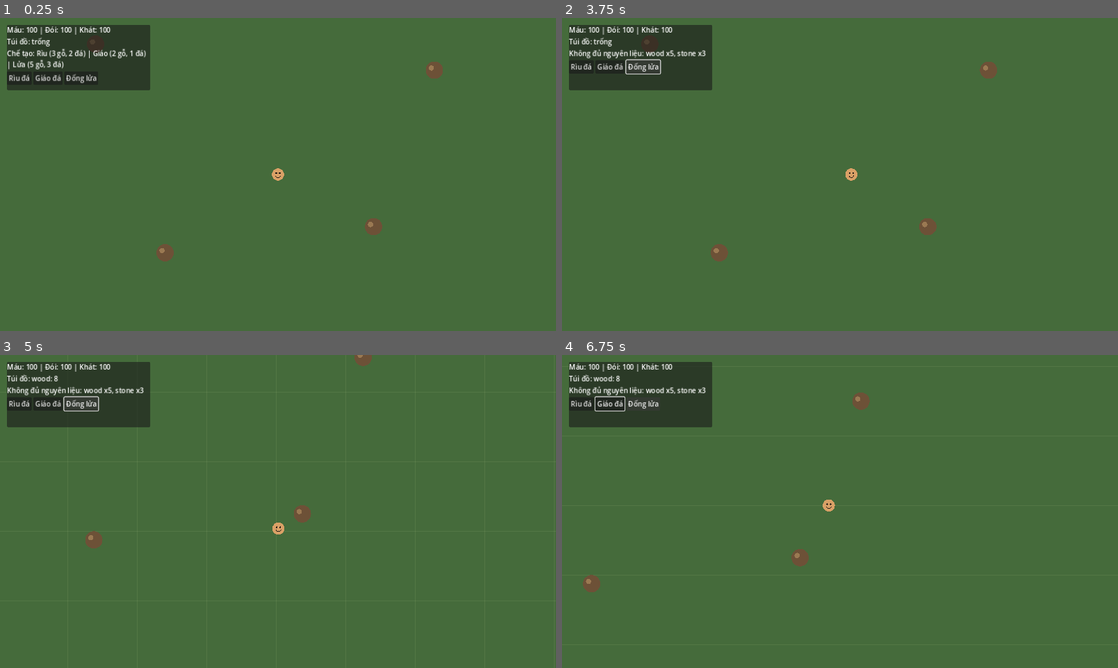
Above: before the commit, frames 1-4 (two rows, left to right).
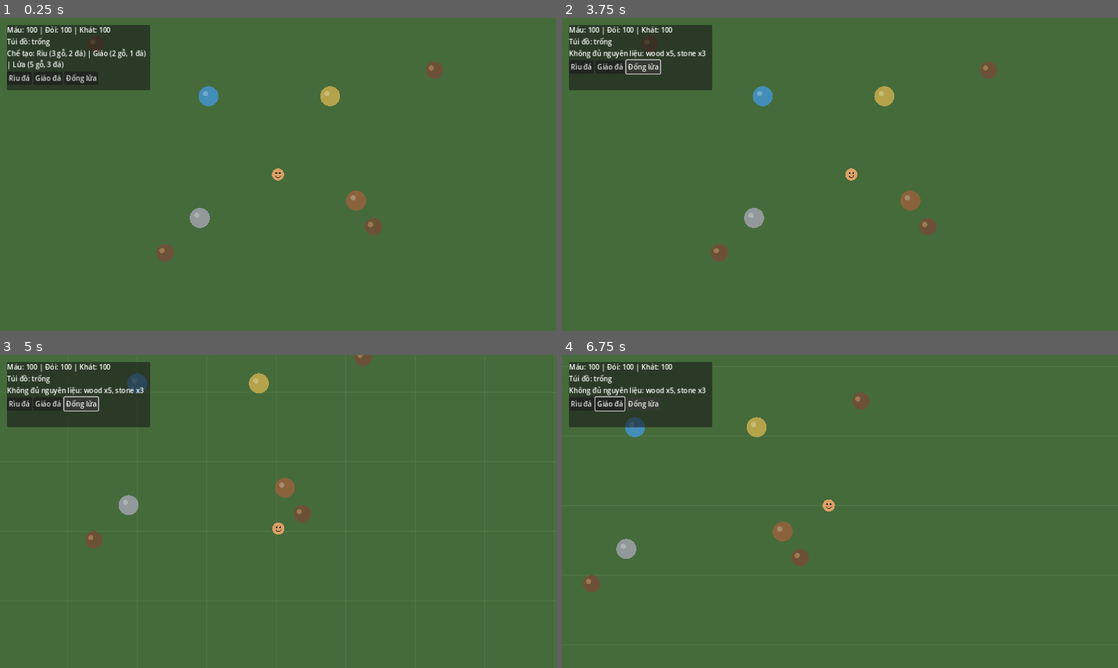
Above: after the commit, the same moments.

Repository: khanhhkt8-hub/Bo-Lac-Tien-Su.
Game: Godot game, scene res://Scenes/Main.tscn
The game is run twice, just before and just after one commit, with the same random seed, the same clock (stepped at 60 frames per second) and the same inputs.
Inputs:
- Up to frame 1 (0.25 s): no input
- Up to frame 2 (3.75 s): click "Rìu đá" at 0.5 s; click "Rìu đá" at 1.25 s; click "Giáo đá" at 2 s; click "Đống lửa" at 2.75 s; tap Enter at 3.5 s; hold Right (ui_right) from 3.53 s (still down); hold E from 3.53 s (still down)
- Up to frame 3 (5 s): release Right (ui_right) at 4.28 s; release E at 4.28 s; hold Down (ui_down) from 4.28 s (still down); tap E at 4.35 s
- Up to frame 4 (6.75 s): release Down (ui_down) at 5.03 s; hold Right (ui_right) 5.03-5.78 s; hold E 5.03-5.78 s; hold Up (ui_up) 5.78-6.53 s; tap E at 5.85 s; hold Left (ui_left) from 6.53 s (still down); hold E from 6.53 s (still down)

The runs differ from the first frame. In frame 1, 0.7% of the frame differs, in the area x 34-66%, y 21-68%; in frame 2, 0.7%; in frame 3, 0.8%; in frame 4, 0.8%, in the area x 5-42%, y 6-66%.

Commit message:
Add resource node visuals and direct gather interaction

Diff:
--- a/Scripts/World/ResourceNode.gd
+++ b/Scripts/World/ResourceNode.gd
@@ -5,37 +5,29 @@
 
 @export_enum("wood", "stone", "food", "water") var resource_type: String = "wood"
 @export_range(1, 99, 1) var amount_available: int = 5
-@export var interaction_distance: float = 56.0
-
-var _player: Node2D
-var _interact_was_pressed := false
 
 func _ready() -> void:
-	body_entered.connect(_on_body_entered)
-	body_exited.connect(_on_body_exited)
+	add_to_group("resource_nodes")
+	queue_redraw()
 
-func _process(_delta: float) -> void:
-	if _player == null or not is_instance_valid(_player):
-		return
-	var pressed := Input.is_key_pressed(KEY_E)
-	if pressed and not _interact_was_pressed and global_position.distance_to(_player.global_position) <= interaction_distance:
-		_gather()
-	_interact_was_pressed = pressed
-
-func _gather() -> void:
-	if amount_available <= 0:
-		return
+func gather_now(player: Node) -> bool:
+	if amount_available <= 0 or player == null or not player.has_method("collect_resource"):
+		return false
 	var amount := amount_available
 	amount_available = 0
-	if _player.has_method("collect_resource"):
-		_player.collect_resource(resource_type, amount)
+	player.collect_resource(resource_type, amount)
 	gathered.emit(resource_type, amount)
 	queue_free()
+	return true
 
-func _on_body_entered(body: Node2D) -> void:
-	if body.is_in_group("player"):
-		_player = body
-
-func _on_body_exited(body: Node2D) -> void:
-	if body == _player:
-		_player = null
+func _draw() -> void:
+	var tint := Color("#8a633c")
+	match resource_type:
+		"stone":
+			tint = Color("#92999b")
+		"food":
+			tint = Color("#b4a34b")
+		"water":
+			tint = Color("#438eb8")
+	draw_circle(Vector2.ZERO, 23.0, tint)
+	draw_circle(Vector2(-7.0, -6.0), 6.0, tint.lightened(0.25))
